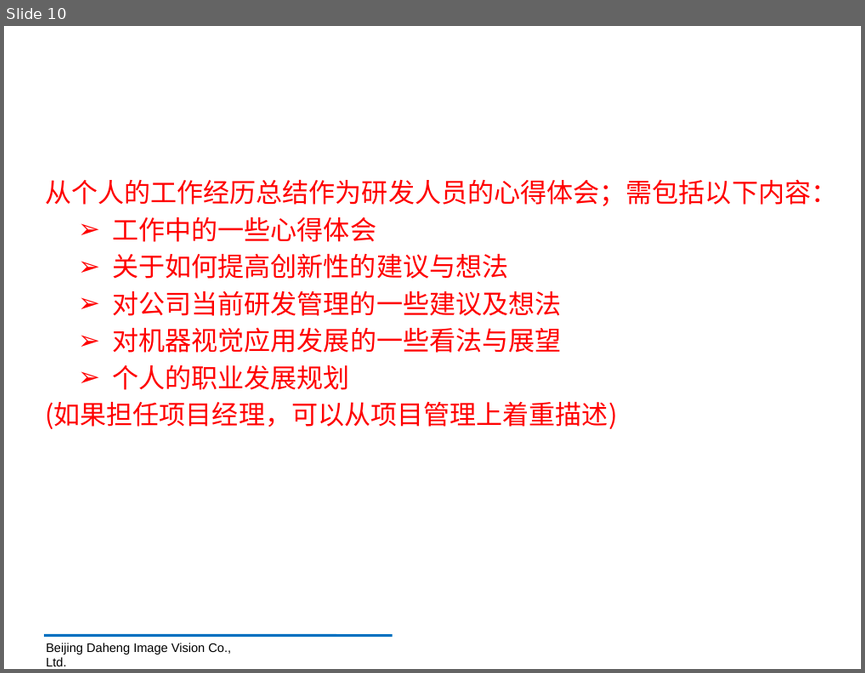
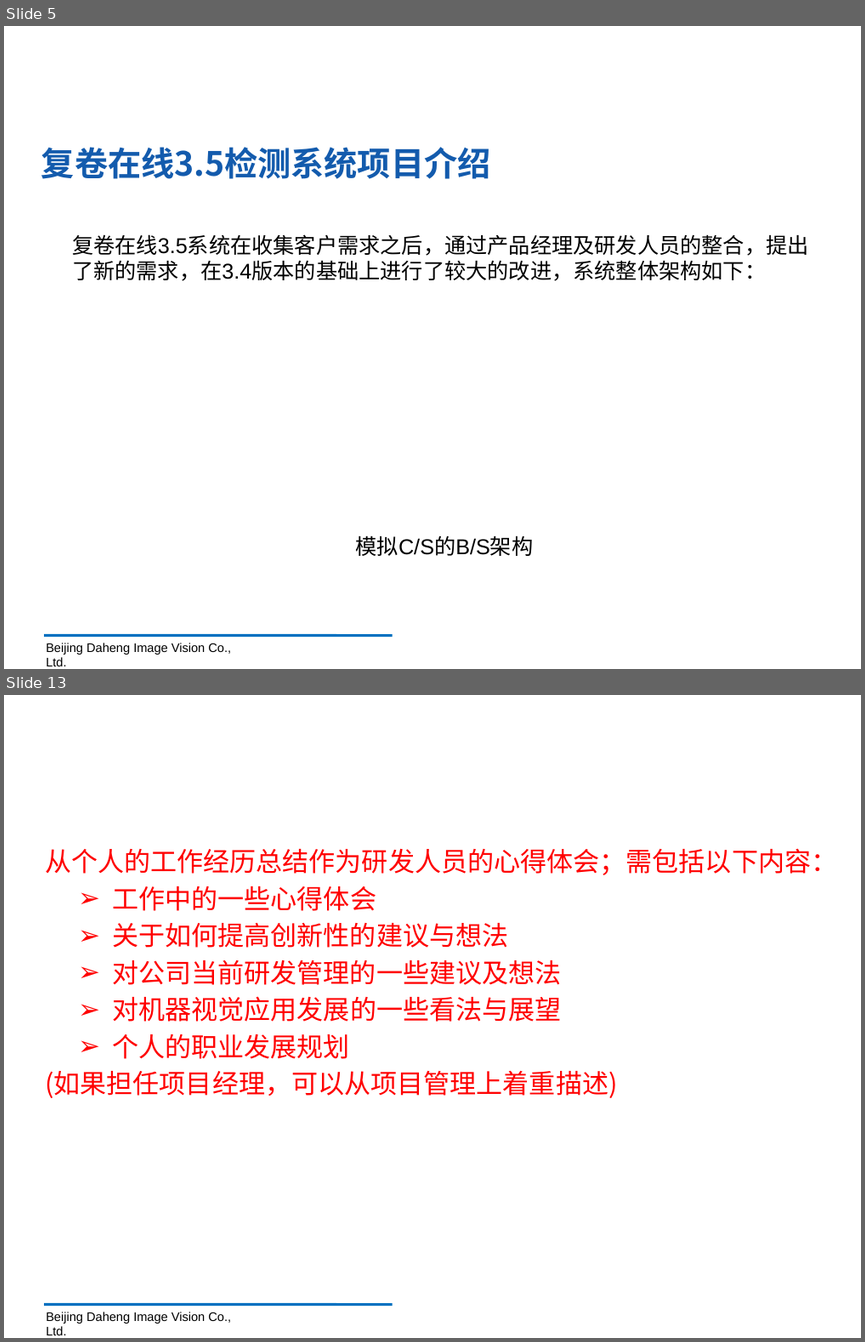
Before and after one commit to sabercc0805/daheng, a slide deck: 研发工程师述职报告PPT-张赵浩然-2018.pptx. Shown one above the other, each under a label of ours: slide 10 before the commit, slides 5 and 13 after it; the slides between them are not shown. The pictures are 865x673 and 865x1342 pixels, drawn with LibreOffice and Linux fonts; fonts in the diff are those of the drawing; background and template pictures are left out. Boxes give left, top, right and bottom in pixels: in the first picture for what was removed or moved away, otherwise in the second. Text is boxed around its words. In the diff, an @@ line names an element or a change of style, - is before the commit and + after.

```diff
--- a/研发工程师述职报告PPT-张赵浩然-2018.pptx
+++ b/研发工程师述职报告PPT-张赵浩然-2018.pptx
@@ slide 5 added at (4, 26, 861, 669), background picture (left out) @@
@@ text added at (53, 26, 825, 112), 44 pt, text #FFFFFF, bold @@
+工作业绩
@@ text added at (41, 147, 491, 179), 28 pt, text #135BAD, bold @@
+复卷在线3.5检测系统项目介绍
@@ text added at (72, 234, 809, 281), 18 pt, text #000000 @@
+复卷在线3.5系统在收集客户需求之后，通过产品经理及研发人员的整合，提出了新的需求，在3.4版本的基础上进行了较大的改进，系统整体架构如下：
@@ text added at (356, 535, 534, 556), 18 pt, text #000000 @@
+模拟C/S的B/S架构
@@ line added from (44, 635) to (392, 635), #0070C0 2.25 pt @@
@@ text added at (46, 642, 231, 666), 10.5 pt, text #000000 @@
+Beijing Daheng Image Vision Co., Ltd.
@@ what was slide 10 is now slide 13 @@
```
Also in this commit, not shown: 4 slides changed, 4 other slides added, 2 slides removed.
